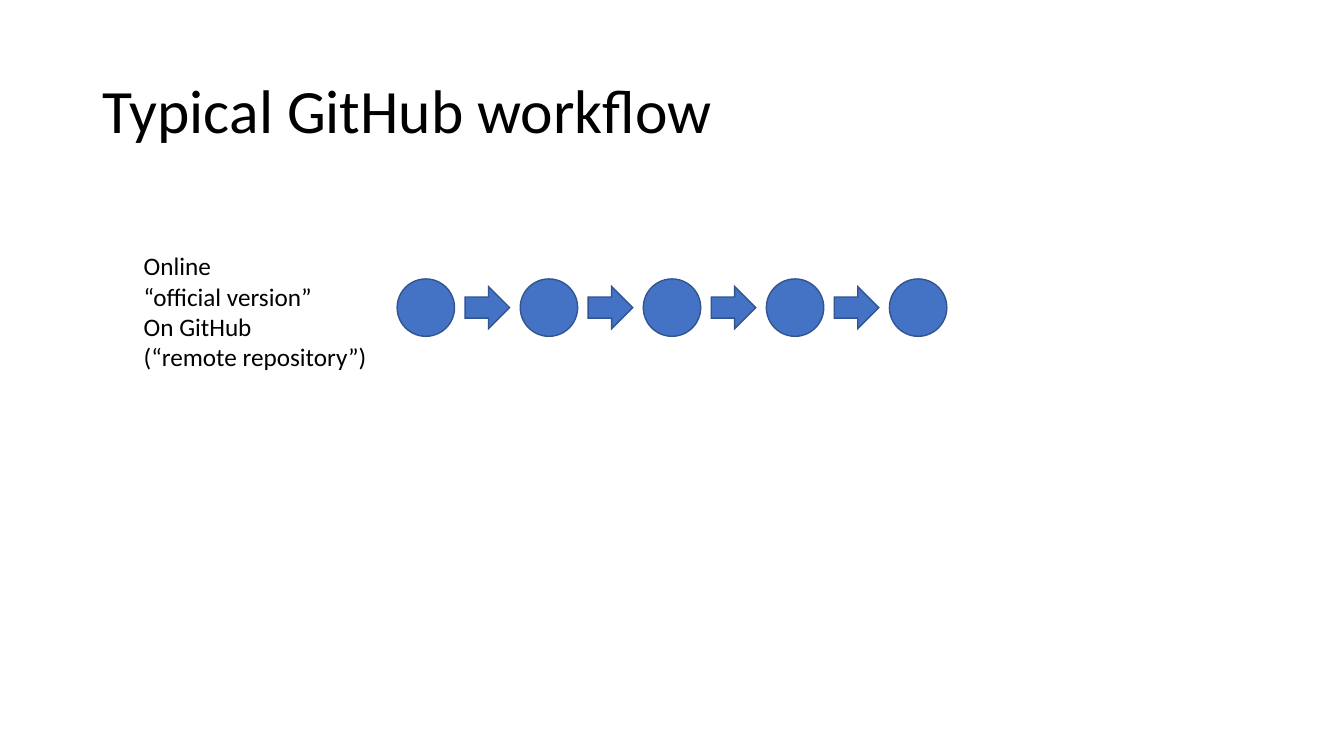
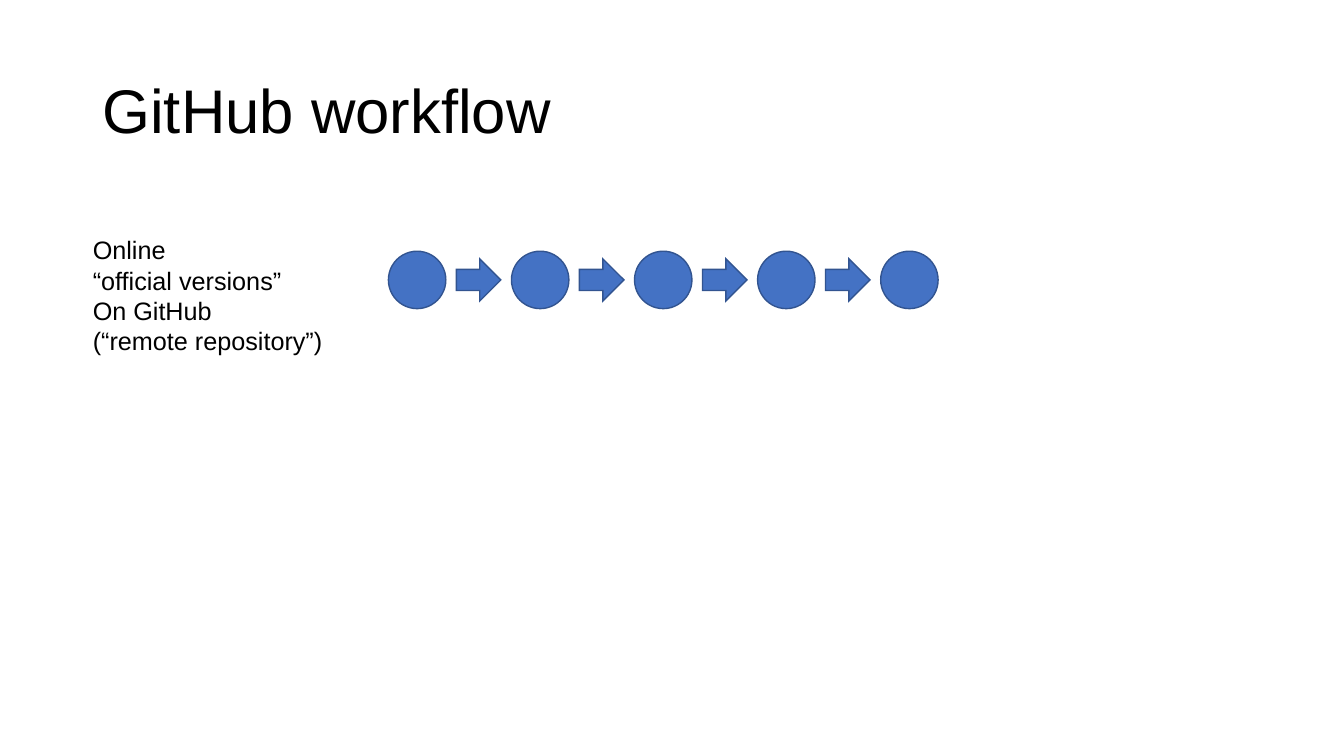
Before and after one commit to vibhaannaswamy/INP_Git_Intro_forked, a slide deck: slide 14 of slides/GitHubIntro_2021.pptx (slide 15 before the commit). Drawn at 1344x756 pixels with LibreOffice and Linux fonts; fonts in the diff are those of the drawing. Boxes give left, top, right and bottom in pixels: in the first picture for what was removed or moved away, otherwise in the second. Text is boxed around its words. In the diff, an @@ line names an element or a change of style, - is before the commit and + after.

```diff
--- a/slides/GitHubIntro_2021.pptx
+++ b/slides/GitHubIntro_2021.pptx
@@ title at (102,88,550,134): text changed; font Calibri to Arial @@
-Typical GitHub workflow
+GitHub workflow
@@ text "Online": place and size @@
-text "Online" at (144,257,367,370)
+text "Online" at (93,240,322,356)
@@ text at (93,240,322,356): font Calibri to Arial in "Online", "On GitHub", "(“remote repository”)" @@
@@ 5 ellipses: place and size @@
-5 ellipses at (397,279,947,337)
+5 ellipses at (388,251,939,309)
@@ 4 right arrows: place and size @@
-4 right arrows at (465,286,879,329)
+4 right arrows at (457,259,870,301)
@@ text at (93,271,281,291): text changed; font Calibri to Arial @@
-“official version”
+“official versions”
```
Also in this commit, not shown: 20 other slides changed, 1 slide removed, 4 other files.
